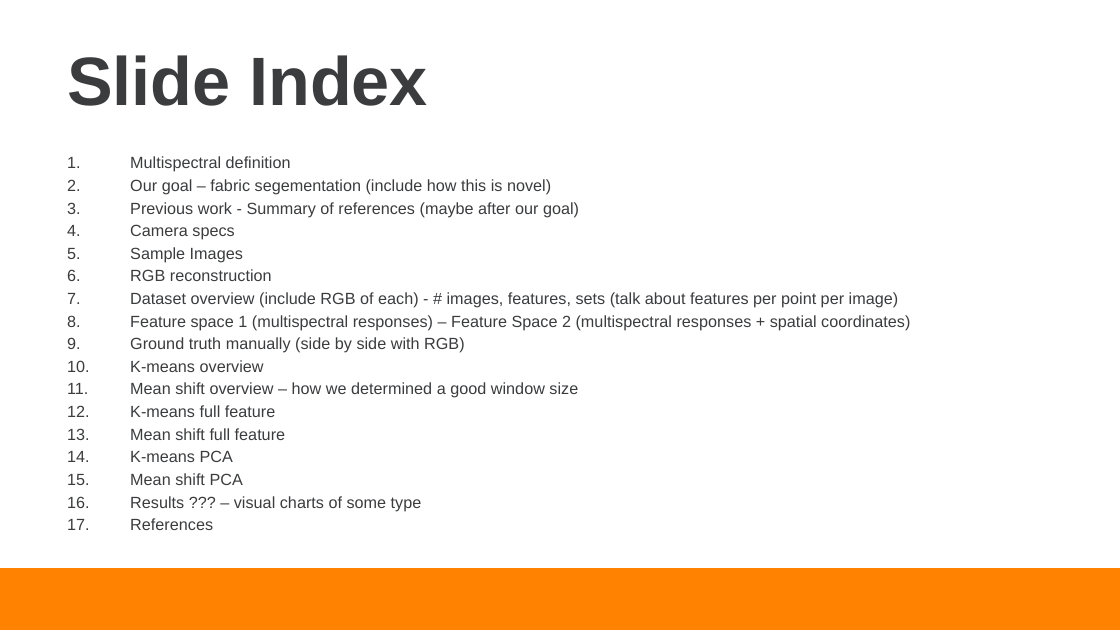
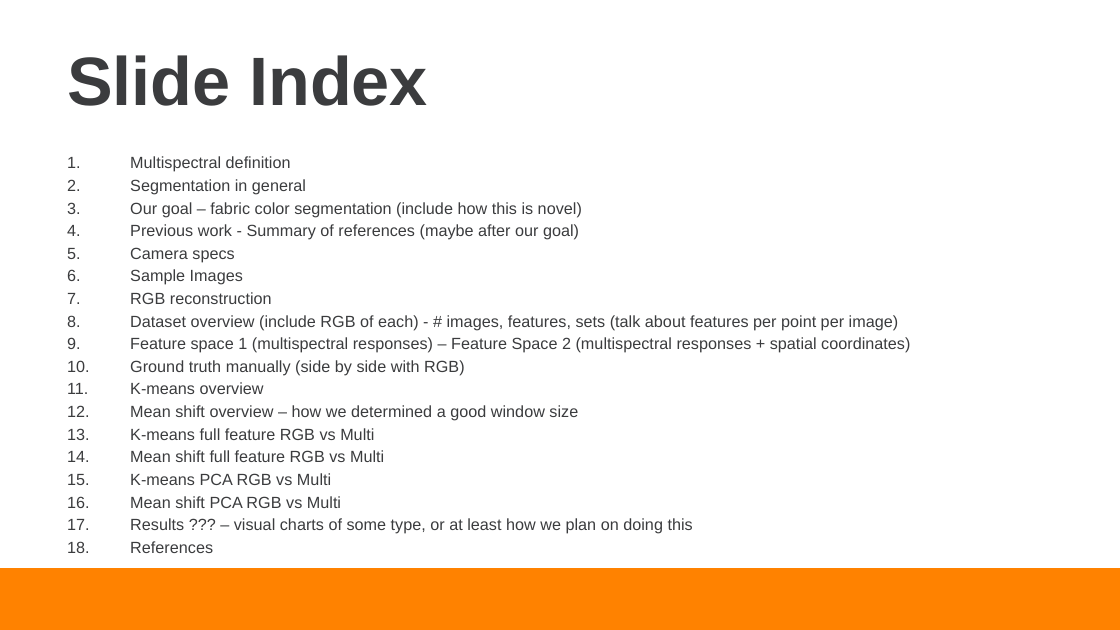
Before and after one commit to dcc3/ECE491_Final_Project, a slide deck: slide 2 of Documentation/Cornett_Leach_Presentation.pptx. Drawn at 1120x630 pixels with LibreOffice and Linux fonts; fonts in the diff are those of the drawing; background and template pictures are left out. Boxes give left, top, right and bottom in pixels: in the first picture for what was removed or moved away, otherwise in the second. Text is boxed around its words. In the diff, an @@ line names an element or a change of style, - is before the commit and + after.

```diff
--- a/Documentation/Cornett_Leach_Presentation.pptx
+++ b/Documentation/Cornett_Leach_Presentation.pptx
@@ text at bbox=[130, 179, 582, 217]: text changed @@
-2. Our goal – fabric segementation (include how this is novel)
+2. Segmentation in general
+3. Our goal – fabric color segmentation (include how this is novel)
@@ text at bbox=[130, 428, 693, 534]: text changed @@
-12. K-means full feature
-13. Mean shift full feature
-14. K-means PCA
-15. Mean shift PCA
-16. Results ??? – visual charts of some type
+13. K-means full feature RGB vs Multi
+14. Mean shift full feature RGB vs Multi
+15. K-means PCA RGB vs Multi
+16. Mean shift PCA RGB vs Multi
+17. Results ??? – visual charts of some type, or at least how we plan on doing this
```
Also in this commit, not shown: 4 other files.
